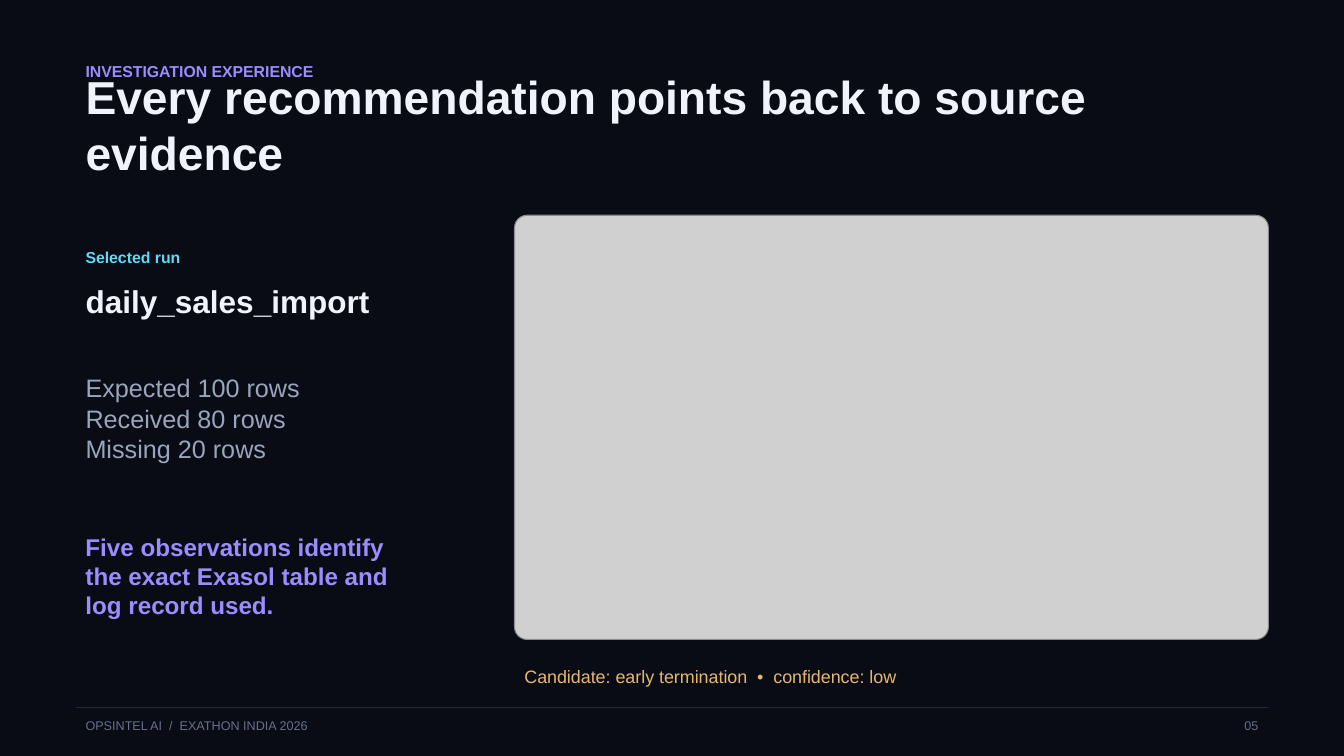
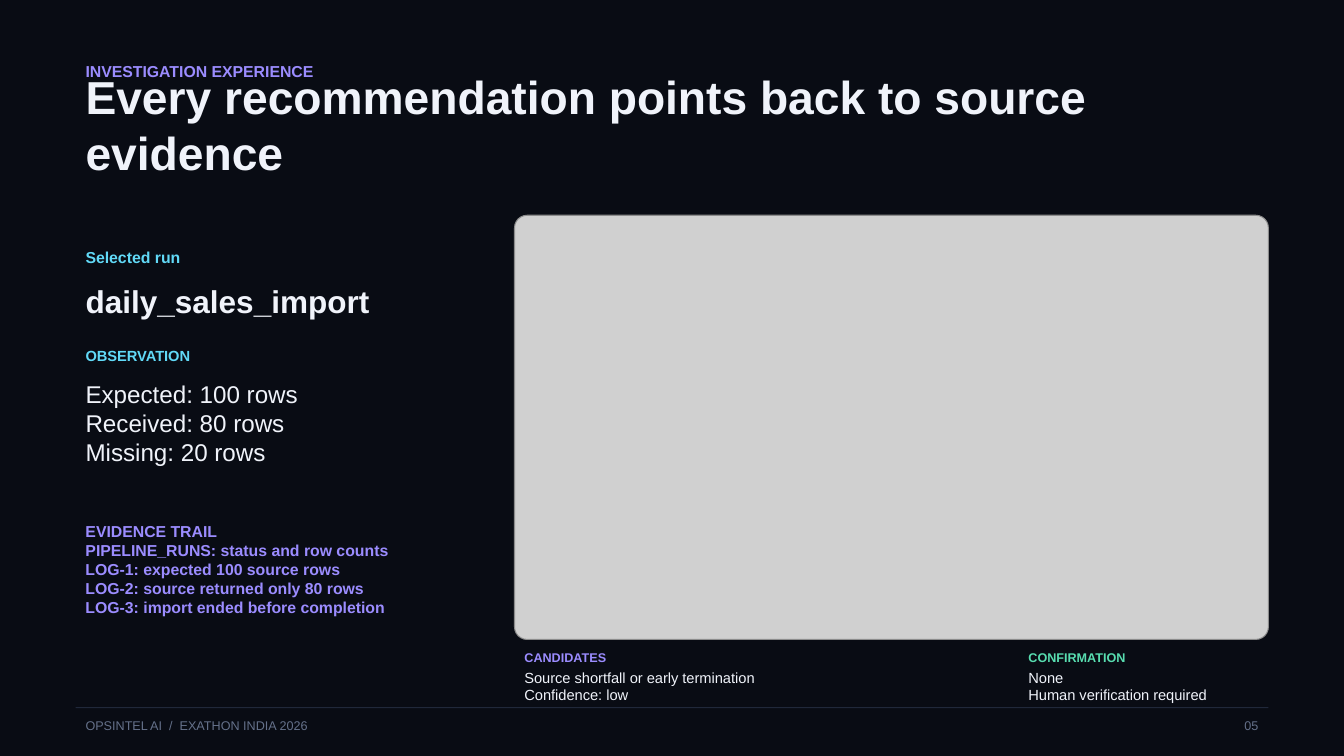
Before and after one commit to Anafa-thabassum/opsintel-ai, a slide deck: slide 5 of submission/opsintel-ai-pitch-deck.pptx. Drawn at 1344x756 pixels with LibreOffice and Linux fonts; fonts in the diff are those of the drawing; grey boxes stand for pictures. Boxes give left, top, right and bottom in pixels: in the first picture for what was removed or moved away, otherwise in the second. Text is boxed around its words. In the diff, an @@ line names an element or a change of style, - is before the commit and + after.

```diff
--- a/submission/opsintel-ai-pitch-deck.pptx
+++ b/submission/opsintel-ai-pitch-deck.pptx
@@ text added at (86,350,191,361), 10.5 pt, text #61D9F7, bold @@
+OBSERVATION
@@ text at (86,385,298,466): text changed; size 18 to 17.2 pt; text colour #9AA5BD to #F0F3FA @@
-Expected 100 rows
-Received 80 rows
-Missing 20 rows
+Expected: 100 rows
+Received: 80 rows
+Missing: 20 rows
@@ text at (85,526,388,617): text changed; size 17.2 to 11.2 pt @@
-Five observations identify the exact Exasol table and log record used.
+EVIDENCE TRAIL
+PIPELINE_RUNS: status and row counts
+LOG-1: expected 100 source rows
+LOG-2: source returned only 80 rows
+LOG-3: import ended before completion
@@ text added at (524,653,606,662), 9 pt, text #9B8CFF, bold @@
+CANDIDATES
@@ text added at (1028,653,1125,662), 9 pt, text #58DDB0, bold @@
+CONFIRMATION
@@ text "Source shortfall or early termination" at (524,672,754,700): vertical alignment middle to top @@
@@ text at (524,672,754,700): text changed; size 12.8 to 10.5 pt; text colour #E8B76E to #F0F3FA @@
-Candidate: early termination • confidence: low
+Source shortfall or early termination
+Confidence: low
@@ text added at (1028,673,1207,703), 10.5 pt, text #F0F3FA @@
+None
+Human verification required
```
Also in this commit, not shown: 7 other slides changed, 16 other files.
